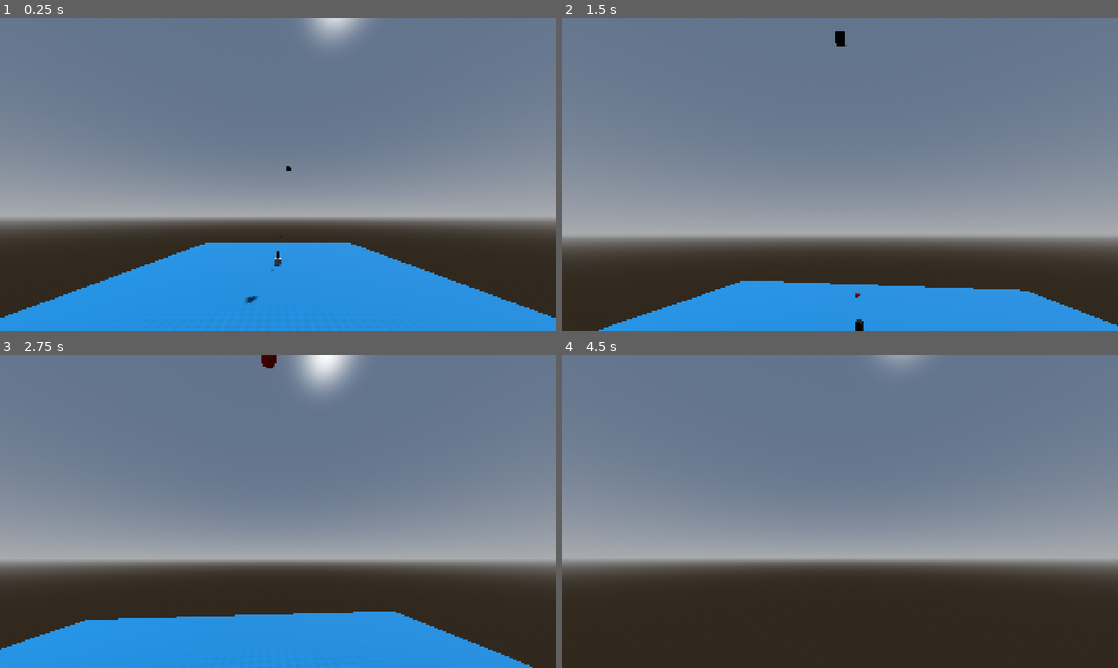
Above: before the commit, frames 1-4 (two rows, left to right).
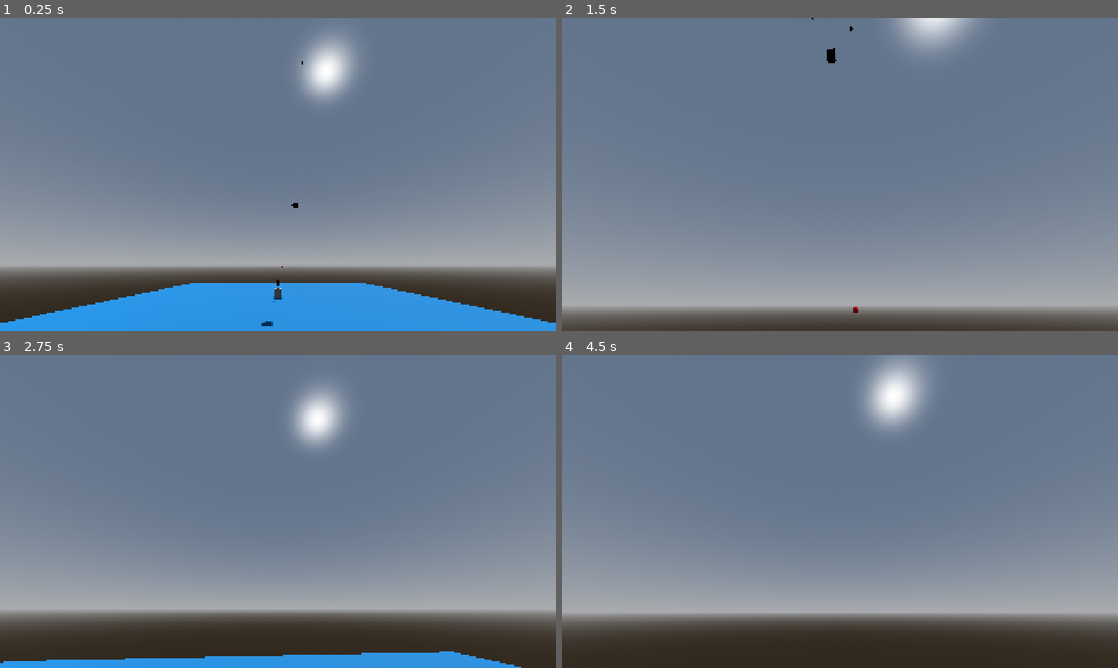
Above: after the commit, the same moments.

Repository: BilgiPasa/3d-gun-turret
Game: Godot game, scene res://Scenes/main_scene.tscn
Same seed, same stepped clock (60 frames per second), same inputs: the game is played once before the commit and once after it.
Inputs (mouse positions are in pixels of both pictures, inside the frame that each line leads up to):
- Up to frame 1 (0.25 s): no input
- Up to frame 2 (1.5 s): move the mouse to (867, 174) at 0.52 s; hold R (run) 0.53-1.28 s; hold W (move_forward) from 0.53 s (still down); move the mouse to (812, 174) at 1.27 s; tap C (camera_zoom) at 1.35 s
- Up to frame 3 (2.75 s): keep holding W (move_forward); tap R (run) at 1.55 s; move the mouse to (289, 505) at 2.02 s; hold R (run) from 2.03 s (still down)
- Up to frame 4 (4.5 s): keep holding W (move_forward); move the mouse to (834, 517) at 2.77 s; release R (run) at 2.78 s; tap R (run) at 2.85, 3.8, 4.35 s; move the mouse to (878, 514) at 3.52 s; hold C (camera_zoom) 3.53-4.28 s; tap Enter at 4.25 s; move the mouse to (795, 508) at 4.27 s

The runs differ from the first frame. In frame 1, 34% of the frame differs, in the area x 0-100%, y 0-99%; in frame 2, 46%, in the area x 0-100%, y 0-100%; in frame 3, 40%; in frame 4, 34%.

Commit message:
Update some scenes, Update spectator script, Update some scripts

Diff:
--- a/Scenes/gun_turret.tscn
+++ b/Scenes/gun_turret.tscn
@@ -7,10 +7,10 @@
 size = Vector3(0.15, 0.6, 0.15)
 
 [sub_resource type="BoxMesh" id="BoxMesh_5s483"]
-size = Vector3(1.25, 1.25, 1.25)
+size = Vector3(1.5, 1.5, 1.5)
 
 [sub_resource type="BoxShape3D" id="BoxShape3D_5s483"]
-size = Vector3(1.25, 1.25, 1.25)
+size = Vector3(1.5, 1.5, 1.5)
 
 [sub_resource type="StandardMaterial3D" id="StandardMaterial3D_7lsjx"]
 albedo_color = Color(0, 0, 0, 1)
@@ -32,7 +32,7 @@
 script = ExtResource("1_7l53o")
 
 [node name="GunHolderMesh" type="MeshInstance3D" parent="." unique_id=220098245]
-transform = Transform3D(1, 0, 0, 0, 1, 0, 0, 0, 1, 0, 0.9, 0)
+transform = Transform3D(1, 0, 0, 0, 1, 0, 0, 0, 1, 0, 1.025, 0)
 mesh = SubResource("BoxMesh_r07tb")
 
 [node name="BaseMeshInst" type="MeshInstance3D" parent="." unique_id=1714693175]
@@ -44,7 +44,7 @@
 [node name="CanShootTimer" type="Timer" parent="." unique_id=704099346]
 
 [node name="GunMeshHolder" type="Node3D" parent="." unique_id=257850500]
-transform = Transform3D(1, 0, 0, 0, 1, 0, 0, 0, 1, 0, 1.2, 0)
+transform = Transform3D(1, 0, 0, 0, 1, 0, 0, 0, 1, 0, 1.5, 0)
 
 [node name="GunMesh" type="MeshInstance3D" parent="GunMeshHolder" unique_id=72358189]
 transform = Transform3D(1, 0, 0, 0, 1, 0, 0, 0, 1, 0, 0, -0.3)
@@ -68,32 +68,32 @@
 [node name="GunTurretLabels" type="Node3D" parent="." unique_id=580448812]
 
 [node name="GunTurretLabel" type="Label3D" parent="GunTurretLabels" unique_id=365531353]
-transform = Transform3D(1, 0, 0, 0, 1, 0, 0, 0, 1, 0, 0, 0.63)
+transform = Transform3D(1, 0, 0, 0, 1, 0, 0, 0, 1, 0, 0, 0.755)
 text = "Gun
 Turret"
-font_size = 40
-outline_size = 10
+font_size = 75
+outline_size = 15
 
 [node name="GunTurretLabel2" type="Label3D" parent="GunTurretLabels" unique_id=1422284475]
-transform = Transform3D(-4.371139e-08, 0, 1, 0, 1, 0, -1, 0, -4.371139e-08, 0.63, 0, 0)
+transform = Transform3D(-4.371139e-08, 0, 1, 0, 1, 0, -1, 0, -4.371139e-08, 0.755, 0, 0)
 text = "Gun
 Turret"
-font_size = 40
-outline_size = 10
+font_size = 75
+outline_size = 15
 
 [node name="GunTurretLabel3" type="Label3D" parent="GunTurretLabels" unique_id=2017367714]
-transform = Transform3D(-1, 0, -8.742278e-08, 0, 1, 0, 8.742278e-08, 0, -1, 0, 0, -0.63)
+transform = Transform3D(-1, 0, -8.742278e-08, 0, 1, 0, 8.742278e-08, 0, -1, 0, 0, -0.755)
 text = "Gun
 Turret"
-font_size = 40
-outline_size = 10
+font_size = 75
+outline_size = 15
 
 [node name="GunTurretLabel4" type="Label3D" parent="GunTurretLabels" unique_id=98852286]
-transform = Transform3D(-4.371139e-08, 0, -1, 0, 1, 0, 1, 0, -4.371139e-08, -0.63, 0, 0)
+transform = Transform3D(-4.371139e-08, 0, -1, 0, 1, 0, 1, 0, -4.371139e-08, -0.755, 0, 0)
 text = "Gun
 Turret"
-font_size = 40
-outline_size = 10
+font_size = 75
+outline_size = 15
 
 [connection signal="timeout" from="CanShootTimer" to="." method="_on_can_shoot_timer_timeout"]
 [connection signal="body_entered" from="GTArea" to="." method="_on_gt_area_body_entered"]
--- a/Scenes/main_scene.tscn
+++ b/Scenes/main_scene.tscn
@@ -21,16 +21,16 @@
 sky = SubResource("Sky_huasi")
 glow_enabled = true
 
-[sub_resource type="BoxShape3D" id="BoxShape3D_5s483"]
-size = Vector3(60, 0.25, 60)
-
 [sub_resource type="StandardMaterial3D" id="StandardMaterial3D_r07tb"]
 albedo_texture = ExtResource("4_huasi")
 uv1_triplanar = true
 
 [sub_resource type="BoxMesh" id="BoxMesh_5s483"]
 material = SubResource("StandardMaterial3D_r07tb")
-size = Vector3(60, 0.25, 60)
+size = Vector3(63, 0.2, 63)
+
+[sub_resource type="BoxShape3D" id="BoxShape3D_5s483"]
+size = Vector3(63, 0.2, 63)
 
 [node name="MainScene" type="Node3D" unique_id=1701792309]
 script = ExtResource("1_52fb6")
@@ -43,28 +43,20 @@
 shadow_enabled = true
 
 [node name="SpectatorAndCamera" parent="." unique_id=610738604 instance=ExtResource("3_iacmt")]
-transform = Transform3D(1, 0, 0, 0, 1, 0, 0, 0, 1, 0, 10, 40)
+transform = Transform3D(1, 0, 0, 0, 1, 0, 0, 0, 1, 0, 5, 40)
 
 [node name="GunTurret" parent="." unique_id=1923260398 instance=ExtResource("2_iacmt")]
 
 [node name="GroundArea" type="Area3D" parent="." unique_id=272544437]
-transform = Transform3D(1, 0, 0, 0, 1, 0, 0, 0, 1, 0, -0.75, 0)
+transform = Transform3D(1, 0, 0, 0, 1, 0, 0, 0, 1, 0, -0.85, 0)
 collision_layer = 0
 collision_mask = 8
-
-[node name="CollisionShape3D" type="CollisionShape3D" parent="GroundArea" unique_id=1718899419]
-shape = SubResource("BoxShape3D_5s483")
 
 [node name="MeshInstance3D" type="MeshInstance3D" parent="GroundArea" unique_id=1581159624]
 mesh = SubResource("BoxMesh_5s483")
 
-[node name="CanvasLayer" type="CanvasLayer" parent="." unique_id=1760743794]
-
-[node name="PauseMenu" parent="CanvasLayer" unique_id=675628209 instance=ExtResource("2_6l7je")]
-visible = false
-
-[node name="SettingsMenu" parent="CanvasLayer" unique_id=1462449719 instance=ExtResource("3_jv6wh")]
-visible = false
+[node name="CollisionShape3D" type="CollisionShape3D" parent="GroundArea" unique_id=1718899419]
+shape = SubResource("BoxShape3D_5s483")
 
 [node name="MovableEnemySpawner" type="Node3D" parent="." unique_id=1815563983]
 transform = Transform3D(1, 0, 0, 0, 1, 0, 0, 0, 1, 0, 75, 0)
@@ -78,6 +70,14 @@
 
 [node name="SpawnTimer" type="Timer" parent="StaticEnemySpawner" unique_id=147207935]
 
+[node name="CanvasLayer" type="CanvasLayer" parent="." unique_id=1760743794]
+
+[node name="PauseMenu" parent="CanvasLayer" unique_id=675628209 instance=ExtResource("2_6l7je")]
+visible = false
+
+[node name="SettingsMenu" parent="CanvasLayer" unique_id=1462449719 instance=ExtResource("3_jv6wh")]
+visible = false
+
 [connection signal="body_entered" from="GroundArea" to="." method="_on_ground_area_body_entered"]
 [connection signal="timeout" from="MovableEnemySpawner/SpawnTimer" to="MovableEnemySpawner" method="_on_spawn_timer_timeout"]
 [connection signal="timeout" from="StaticEnemySpawner/SpawnTimer" to="StaticEnemySpawner" method="_on_spawn_timer_timeout"]
--- a/Scripts/gun_turret.gd
+++ b/Scripts/gun_turret.gd
@@ -13,7 +13,7 @@
 var targets: Array[Node3D]
 
 # Gun Turret Labels Variable
-var show_labels: bool = true
+var show_labels: bool = false
 
 # @onready Variables
 @onready var gun_mesh_holder: Node3D = $GunMeshHolder
--- a/Scripts/movable_enemy_spawner.gd
+++ b/Scripts/movable_enemy_spawner.gd
@@ -2,7 +2,7 @@
 
 @onready var spawn_timer: Timer = $SpawnTimer
 const SPAWN_X_AND_Z_RANGE: int = 15
-const SPEED_RANGE: float = 7.5
+const SPEED_RANGE: int = 6
 const SPAWN_TIME: float = 0.15
 const MOVABLE_ENEMY_SCENE = preload("res://Scenes/movable_enemy.tscn")
 
--- a/Scripts/spectator.gd
+++ b/Scripts/spectator.gd
@@ -5,23 +5,10 @@
 const MOVE_MULT: float = 750.01
 const LINEAR_DAMP: float = 12.4
 const MIN: float = 0.1
-var normal_speed: int = 10
-var run_speed: float = 20
-var move_speed: float
+var move_speed: int = 20
 var run_input: bool
 var move_vector: Vector3
 var move_vector_relative_to_world: Vector3
-
-# Player States
-enum States
-{
-	IDLE = 0,
-	WALKING = 1,
-	RUNNING = 2,
-}
-
-# Player State Variable
-var current_state: States
 
 # Player Rotation
 var y_rot_deg: float # This variable is assigned by the player_and_camera script
@@ -47,8 +34,7 @@
 func _physics_process(delta: float) -> void:
 	rotation_degrees.y = y_rot_deg
 	movement(delta)
-	current_state = player_state_machine(current_state)
-	move_speed_control()
+	velocity_reseter()
 
 func movement(physics_process_delta: float) -> void:
 	move_vector_relative_to_world = rotate_vector_around_y_axis(move_vector, deg_to_rad(y_rot_deg))
@@ -57,41 +43,10 @@
 func rotate_vector_around_y_axis(vector: Vector3, radians: float) -> Vector3:
 	return Vector3(vector.x * cos(radians) + vector.z * sin(radians), vector.y, -vector.x * sin(radians) + vector.z * cos(radians))
 
-func player_state_machine(state: States) -> States:
-	if state == States.IDLE:
-		if get_speed() > MIN:
-			return States.WALKING
-		else:
-			return States.IDLE
-	elif state == States.WALKING:
-		if get_speed() > MIN:
-			if run_input:
-				return States.RUNNING
-			else:
-				return States.WALKING
-		else:
-			return States.IDLE
-	elif state == States.RUNNING:
-		if get_speed() > MIN:
-			if run_input:
-				return States.RUNNING
-			else:
-				return States.WALKING
-		else:
-			return States.IDLE
-	else:
-		return state
-
 func get_speed() -> float:
 	return sqrt(pow(linear_velocity.x, 2) + pow(linear_velocity.y, 2) + pow(linear_velocity.z, 2))
 
-func move_speed_control() -> void:
-	match current_state:
-		States.RUNNING:
-			move_speed = run_speed
-		_:
-			move_speed = normal_speed
-
+func velocity_reseter() -> void:
 	if abs(linear_velocity.z) <= MIN:
 		linear_velocity.z = 0
 
--- a/Scripts/spectator_and_camera.gd
+++ b/Scripts/spectator_and_camera.gd
@@ -3,7 +3,7 @@
 
 # Camera Rotation
 var mouse_sensitivity: int = 100
-var x_rot_deg: float = 15 # x rotation degrees
+var x_rot_deg: float = 30 # x rotation degrees
 var y_rot_deg: float = 0 # y rotation degrees
 
 # Camera Rotation Multipliers
--- a/Scripts/static_enemy_spawner.gd
+++ b/Scripts/static_enemy_spawner.gd
@@ -1,7 +1,7 @@
 extends Node3D
 
 @onready var spawn_timer: Timer = $SpawnTimer
-const SPAWN_RADIUS: int = 10
+const SPAWN_RANGE: int = 15
 const SPAWN_TIME: float = 0.15
 const STATIC_ENEMY_SCENE = preload("res://Scenes/static_enemy.tscn")
 
@@ -13,5 +13,5 @@
 
 func _on_spawn_timer_timeout() -> void:
 	var new_static_enemy = STATIC_ENEMY_SCENE.instantiate()
-	new_static_enemy.position = global_position + Vector3(randf_range(-SPAWN_RADIUS, SPAWN_RADIUS), randf_range(-SPAWN_RADIUS, SPAWN_RADIUS), randf_range(-SPAWN_RADIUS, SPAWN_RADIUS))
+	new_static_enemy.position = global_position + Vector3(randf_range(-SPAWN_RANGE, SPAWN_RANGE), randf_range(-SPAWN_RANGE, SPAWN_RANGE), randf_range(-SPAWN_RANGE, SPAWN_RANGE))
 	owner.add_child(new_static_enemy)
--- a/project.godot
+++ b/project.godot
@@ -11,7 +11,7 @@
 [application]
 
 config/name="3d-gun-turret"
-config/version="0.1"
+config/version="0.2"
 run/main_scene="uid://5skw733cpprs"
 config/features=PackedStringArray("4.7", "Forward Plus")
 config/icon="res://icon.svg"
